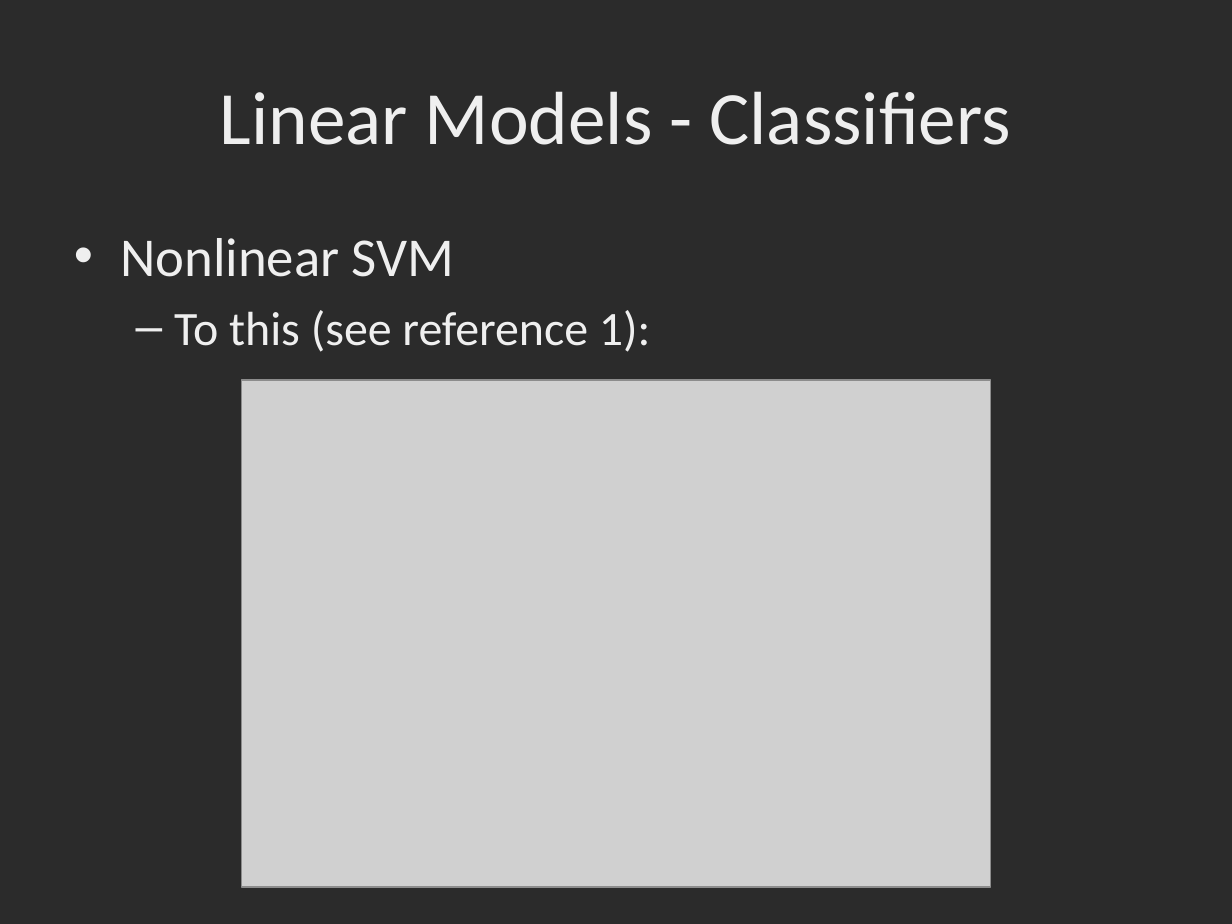
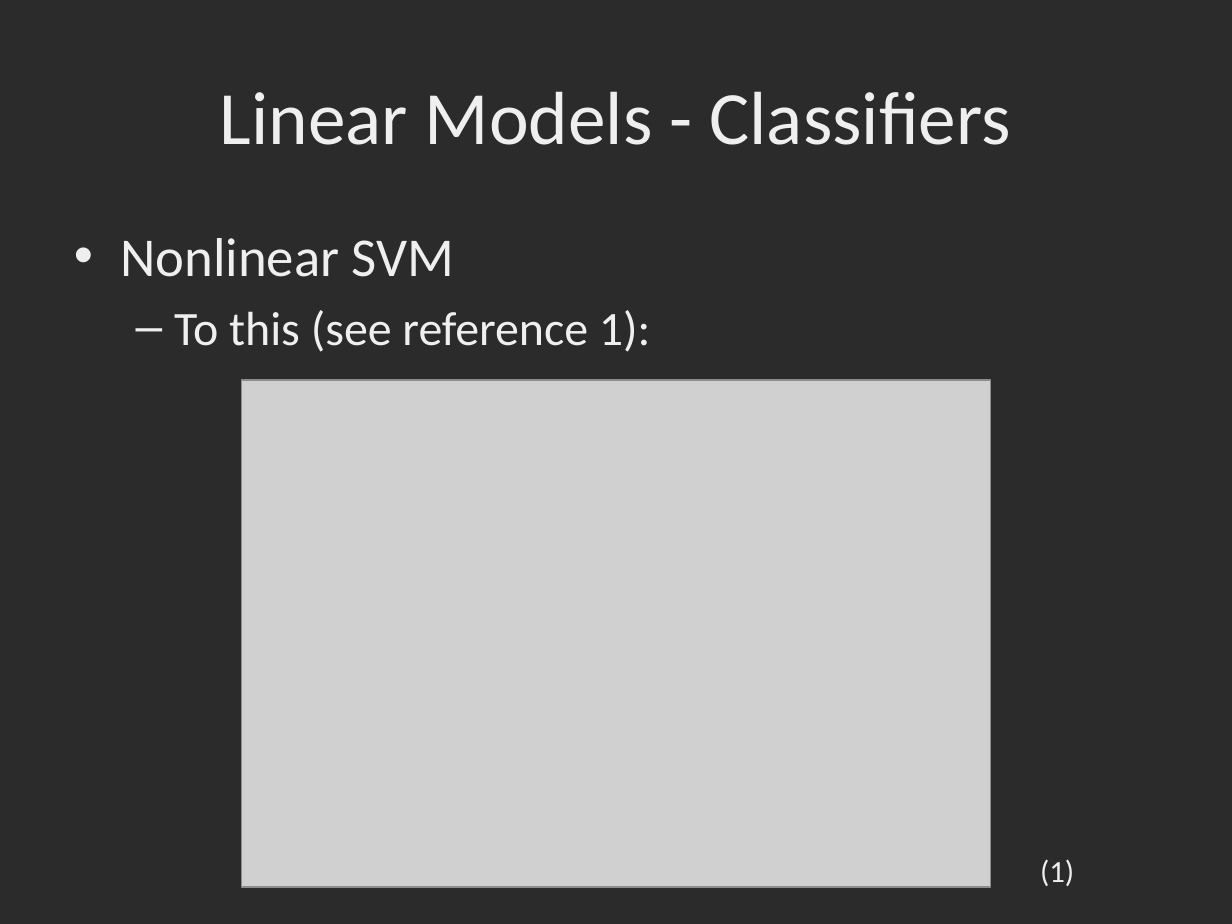
Before and after one commit to dbowmans46/PracticalProgramming, a slide deck: slide 85 of Session 7 - Python/Instructional Material/Session 7 - Python Brief Intro to Machine Learning with Scikit Learn.pptx (slide 76 before the commit). Drawn at 1232x924 pixels with LibreOffice and Linux fonts; fonts in the diff are those of the drawing; grey boxes stand for pictures; background and template pictures are left out; a plain dark background stands for a picture behind light text. Boxes give left, top, right and bottom in pixels: in the first picture for what was removed or moved away, otherwise in the second. Text is boxed around its words. In the diff, an @@ line names an element or a change of style, - is before the commit and + after.

Commit message:
Updated linear SVM slides, added nonlinear SVM slides, updated SVM code, added RBF SVM kernel example.

```diff
--- a/Session 7 - Python/Instructional Material/Session 7 - Python Brief Intro to Machine Learning with Scikit Learn.pptx
+++ b/Session 7 - Python/Instructional Material/Session 7 - Python Brief Intro to Machine Learning with Scikit Learn.pptx
@@ text added at (x1=1040, y1=859, x2=1074, y2=886), 18 pt, text #EFEFEF @@
+(1)
```
Also in this commit, not shown: 7 other slides changed, 16 slides added, 1 other file.
